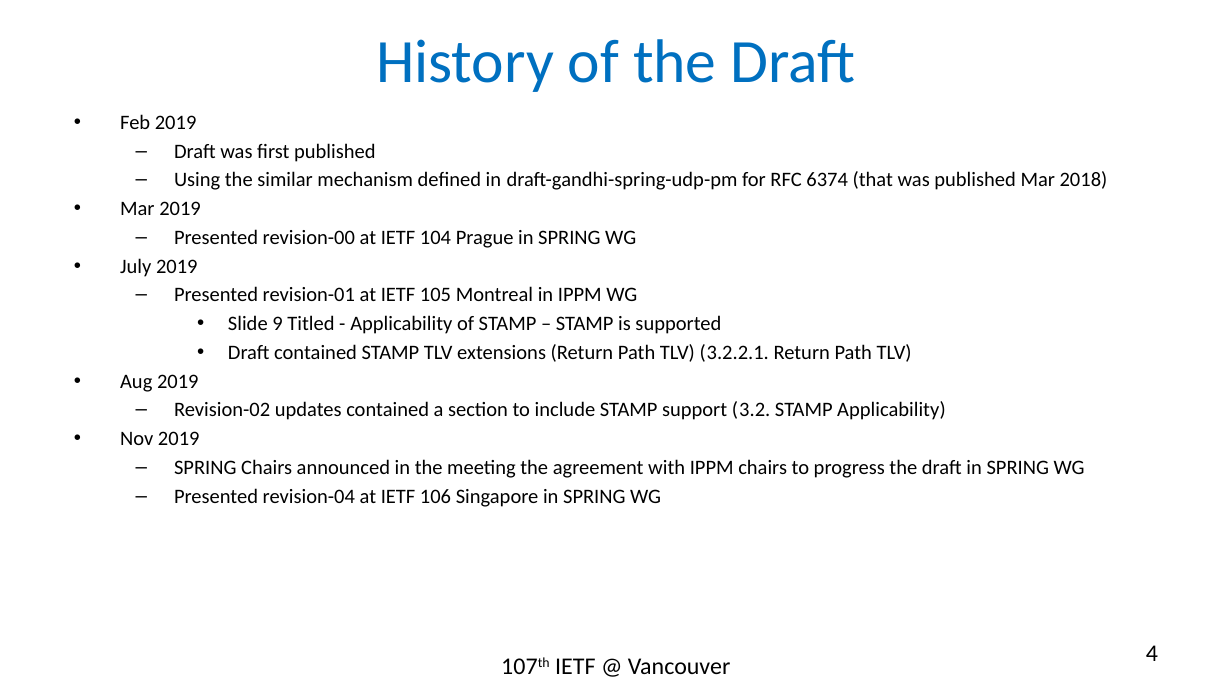
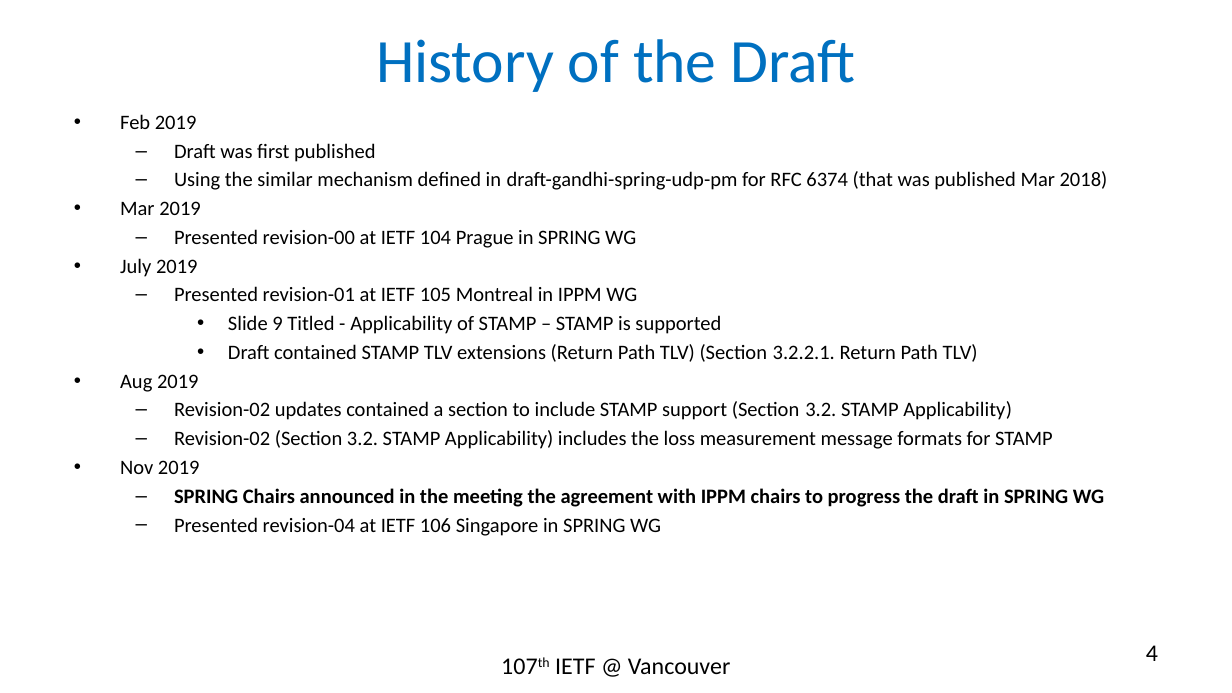
Before and after one commit to rakgandhi/ietf-slides, a slide deck: slide 4 of draft-gandhi-spring-twamp-srpm-07.pptx. Drawn at 1232x693 pixels with LibreOffice and Linux fonts; fonts in the diff are those of the drawing. Boxes give left, top, right and bottom in pixels: in the first picture for what was removed or moved away, otherwise in the second. Text is boxed around its words. In the diff, an @@ line names an element or a change of style, - is before the commit and + after.

```diff
--- a/draft-gandhi-spring-twamp-srpm-07.pptx
+++ b/draft-gandhi-spring-twamp-srpm-07.pptx
@@ text at [228, 344, 978, 362]: text changed @@
-    • Draft contained STAMP TLV extensions (Return Path TLV) (3.2.2.1. Return Path TLV)
+    • Draft contained STAMP TLV extensions (Return Path TLV) (Section 3.2.2.1. Return Path TLV)
@@ text at [174, 401, 1053, 449]: text changed @@
-  – Revision-02 updates contained a section to include STAMP support (3.2. STAMP Applicability)
+  – Revision-02 updates contained a section to include STAMP support (Section 3.2. STAMP Applicability)
+  – Revision-02 (Section 3.2. STAMP Applicability) includes the loss measurement message formats for STAMP
@@ text at [174, 488, 1104, 507]: bold on in "SPRING Chairs announced in the meeting the ..." @@
```
Also in this commit, not shown: 3 other slides changed.
